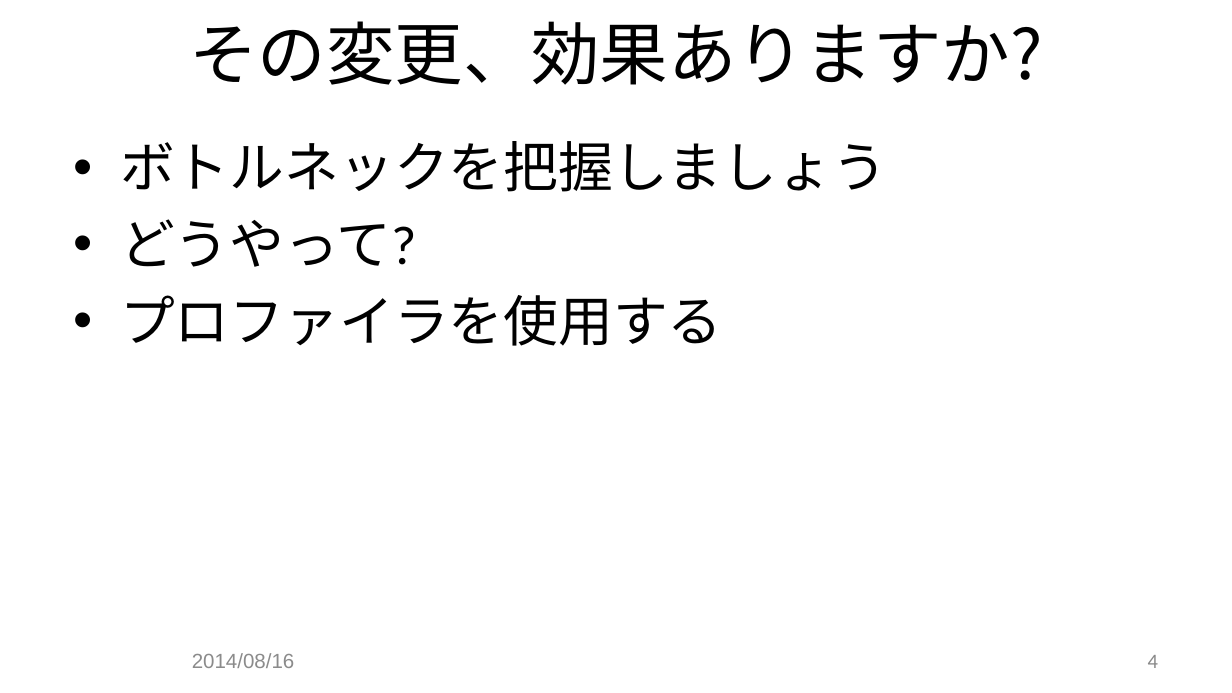
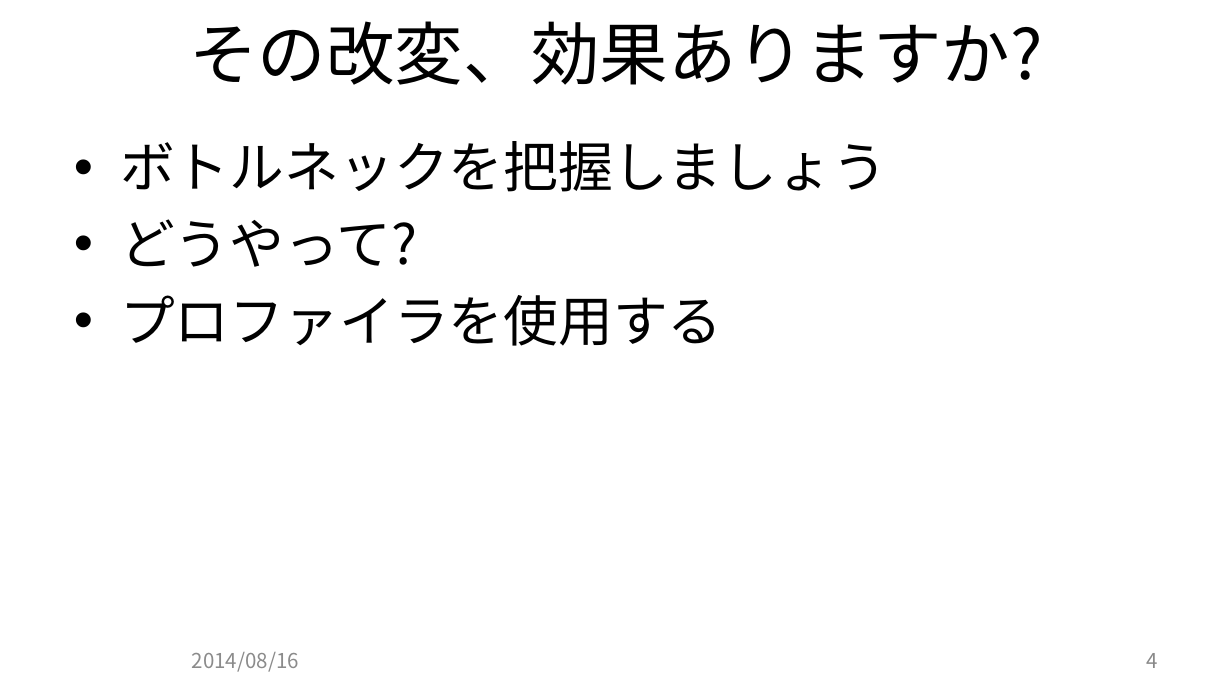
Before and after one commit to JCGS/CEDEC2014, a slide deck: slide 4 of chiyama/2014cedec_chiyama.pptx. Drawn at 1232x693 pixels with LibreOffice and Linux fonts; fonts in the diff are those of the drawing; background and template pictures are left out. Boxes give left, top, right and bottom in pixels: in the first picture for what was removed or moved away, otherwise in the second. Text is boxed around its words. In the diff, an @@ line names an element or a change of style, - is before the commit and + after.

Commit message:
ボトルネック周りの記述を追加

```diff
--- a/chiyama/2014cedec_chiyama.pptx
+++ b/chiyama/2014cedec_chiyama.pptx
@@ title at <box>190,21,1043,85</box>: text changed @@
-その変更、効果ありますか?
+その改変、効果ありますか?
@@ text "ボトルネックを把握しましょう" at <box>120,141,887,346</box>: font Calibri to Noto Sans CJK JP @@
@@ text "2014/08/16" at <box>192,652,299,672</box>: font Arial to Noto Sans CJK JP @@
@@ page number at <box>1147,653,1158,668</box>: font Calibri to Noto Sans CJK JP @@
```
Also in this commit, not shown: 9 other slides changed, 2 slides added.
